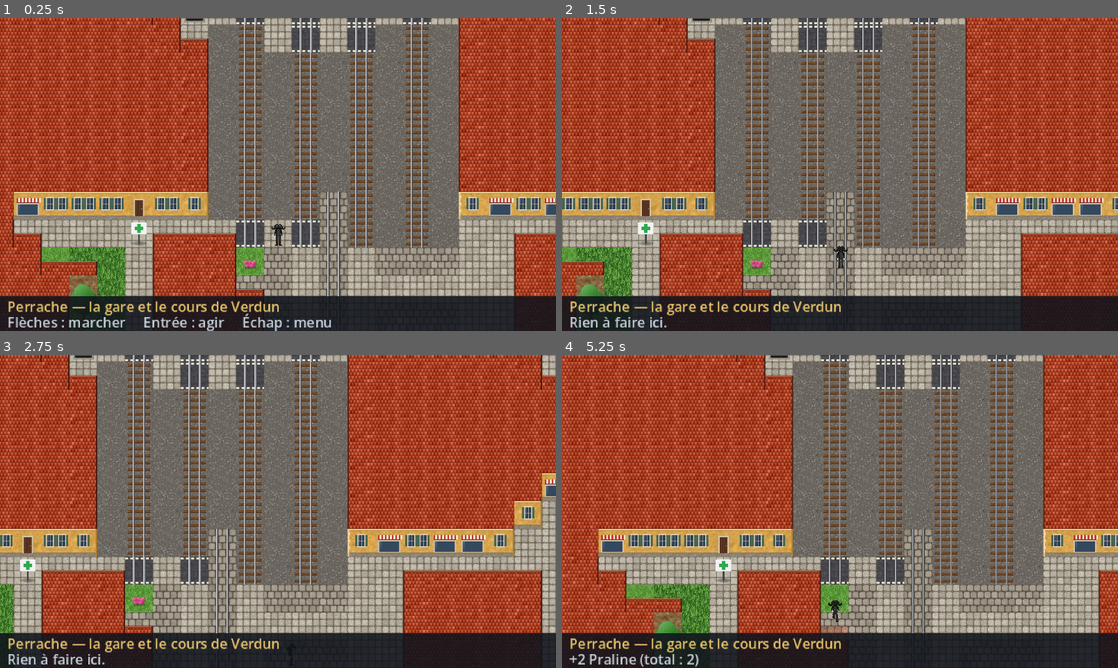
Above: before the commit, frames 1-4 (two rows, left to right).
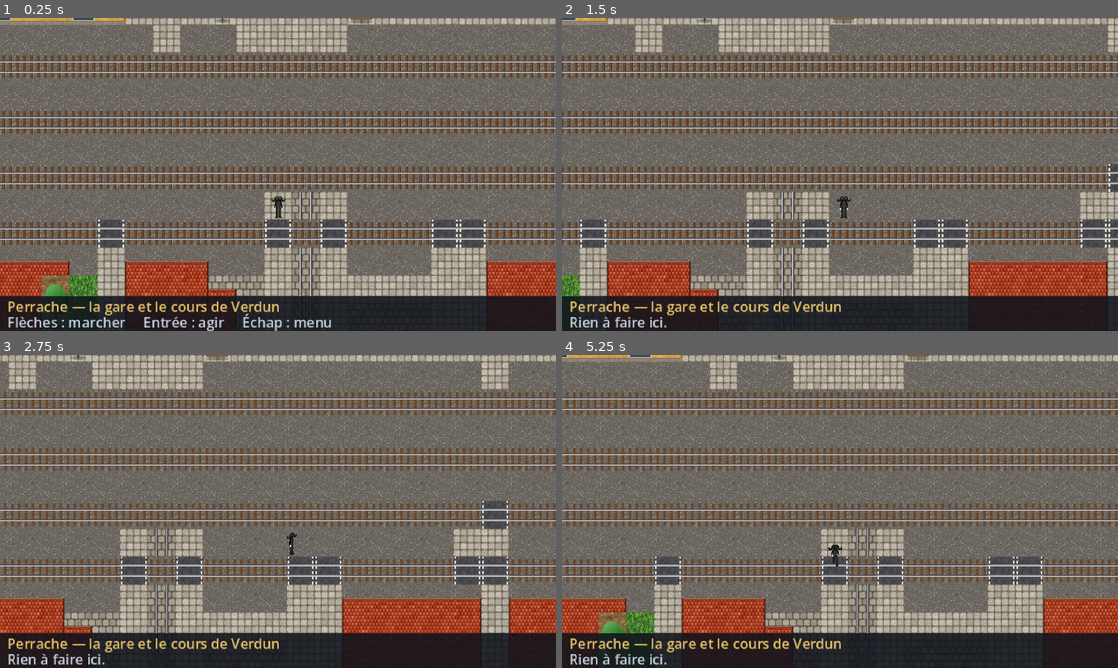
Above: after the commit, the same moments.

Repository: ThibaultGRAND/EEMIDEX
Game: Godot game, scene res://scenes/world/world.tscn
The game is run twice, just before and just after one commit, with the same random seed, the same clock (stepped at 60 frames per second) and the same inputs. This scene is started directly instead of the project's main scene.
Inputs (mouse positions are in pixels of both pictures, inside the frame that each line leads up to):
- Up to frame 1 (0.25 s): no input
- Up to frame 2 (1.5 s): tap Enter (ui_accept) at 0.5, 0.77 s; move the mouse to (962, 158) at 0.52 s; hold Right (ui_right) 0.53-1.28 s; tap Tab at 0.6 s; click (962, 158) at 0.67 s; move the mouse to (728, 190) at 1.27 s; hold Down (ui_down) from 1.28 s (still down); tap Shift at 1.35 s
- Up to frame 3 (2.75 s): tap Enter (ui_accept) at 1.52 s; move the mouse to (333, 442) at 2.02 s; release Down (ui_down) at 2.03 s; hold Right (ui_right) from 2.03 s (still down); tap Tab at 2.1 s
- Up to frame 4 (5.25 s): move the mouse to (812, 574) at 2.77 s; release Right (ui_right) at 2.78 s; hold Up (ui_up) 2.78-3.53 s; tap Shift at 2.85, 4.35 s; click (812, 574) at 2.92 s; tap Enter (ui_accept) at 3.02, 3.77, 4.52 s; move the mouse to (1006, 558) at 3.52 s; hold Left (ui_left) 3.53-5.03 s; tap Tab at 3.6, 5.1 s; move the mouse to (673, 464) at 4.27 s; move the mouse to (867, 511) at 5.02 s; hold Down (ui_down) from 5.03 s (still down); click (867, 511) at 5.17 s

The runs differ from the first frame. In frame 1, 64% of the frame differs, in the area x 0-100%, y 0-89%; in frame 2, 67%; in frame 3, 68%; in frame 4, 65%.

Commit message:
Gare de Perrache dans le bon sens : voies de gauche à droite
Le faisceau de 4 voies traverse la presqu'île horizontalement à hauteur de la
gare ; passages à niveau là où une rue le croise.

Co-Authored-By: Claude Opus 5.5 <noreply@anthropic.com>

Diff:
--- a/scenes/world/zones.gd
+++ b/scenes/world/zones.gd
@@ -144,30 +144,30 @@
 		"rencontres": [&"thigoat", &"seb", &"thibouclier"],
 		"niveau_min": 3,
 		"niveau_max": 5,
-		"depart": Vector2i(34, 19),
+		"depart": Vector2i(35, 18),
 		"plan": [
 			"wwwwwwwwwwwwwwwq###,######,####,,##qwq###,,..,,r,,,,,,,,qwww",
 			"wwwwwwwwwwwwwwq.###,,#####,####,,##qwq#,,,,r,,,,,,,,,,,,qwww",
-			"wwwwwwwwwwwwwwq.#,,,,,,,,,,,,,B,,##qwq##gh,,,,,,,,,,,,,,qwww",
+			"wwwwwwwwwwwwwwq.#,,,,,,,,,,,,,,,,##qwq##gh,,,,,,,,,,,,,,qwww",
 			"wwwwwwwwwwwwwwwq,,,,,,,,,,,,,,hght#.q.gghg,,,,,,,,,,,,,,qwww",
-			"wwwwwwwwwwwwwwwq,,,,,,,,,,,,,,hghg####Rghg,,,,,,,,,,,,,,qwww",
+			"wwwwwwwwwwwwwwwq,,,,,,,,,,,,,,hghR####gghg,,,,,,,,,,,,,,qwww",
 			"wwwwwwwwwwwwwwwq,,,,,,,,,,,,,,thgg####hht,,,,,,,,,,,,,,,qwww",
 			"wwwwwwwwwwwwwwwq,,,,,,,,,,,,,,,g,,######,,,,,,,,,,,,,,,,qwww",
-			"wwwwwwwwwwwwwwwq,,,,,,,,,,,,,,,,,=bvbvbv,,,,,,,,,,,,,,,,qwww",
-			"wwwwwwwwwwwwwwq,,,,,,,,,,,,,,,,,,=bvbvbv,,,####,,###,,,,qwww",
-			"wwwwwwwwwwwwwwq,,,,,,,,,,,,,,,,,,=bvbvbv,,,####,,####,,,qwww",
-			"wwwwwwwwwwwwwwq,,,,,,,,,,,,,#,,,,vbvbvbv,T,#####,####,,,qwww",
-			"wwwwwwwwwwwwwqR,,,,###########,T,=,=,=,=,,,,,,,,,,,,,,,,qwww",
-			"wwwwwwwwwwwwwq,,#,#############,bv,=,=bvb#######,####,,,qwww",
-			"wwwwwwwwwwwwwq,,#,##############bvbvbvbvb############,,,qwww",
-			"wwwwwwwwwwwwwq,#################bvbvbvbvb############,,,qwww",
-			"wwwwwwwwwwwwq,,##,##############bvbvbvbvb############,,,qwww",
-			"wwwwwwwwwwwwq.,##,##############bvbvbvbvb############,,,qwww",
-			"wwwwwwwwwwwwq,,##,##############bvbvbvbvb#######,####,,,qwww",
-			"wwwwwwwwwwwq.,,##,##############bvbvrvbvb######,,####,,,qwww",
-			"wwwwwwwwwwwq#,,,,,,,,,,##,,,,S,,,=,=rvbvb,,,,,,,,,,,,,,,qwww",
-			"wwwwwwwwwwwq#,###,##thg###hgg,###R.,r,...,,#####,####,,,qwww",
-			"wwwwwwwwwwq.#,###,#gggh#####g,###..,r,,,,,,#####,####,,,qwww",
+			"wwwwwwwwwwwwwwwq,,,,,,,,,,,,,,,,,,######,,,,,,,,,,,,,,,,qwww",
+			"wwwwwwwwwwwwwwq,,,,,,,,,,,,,,,,,,,######,,,####,,###,,,,qwww",
+			"wwwwwwwwwwwwwwq,,,,,,,,,,,,,,,,,,,######,,,####,,####,,,qwww",
+			"wwwwwwwwwwwwwwq,,,,,,,,,,,,,#,,,,#######,,,#####,####,,,qwww",
+			"wwwwwwwwwwwwwqR,,,,###########,,,S,,,,B,,,,,,,,,,,,,,,,,qwww",
+			"wwwwwwwwwwwwwb,,b,bbbbbbbbbbbbb,bb,,,,bbbbbbbbbb,bbbb,,,qwww",
+			"wwwwwwwwwwwwwv==v=vvvvvvvvvvvvvvvvvvvvvvvvvvvvvvvvvvv====www",
+			"wwwwwwwwwwwwwb,bbbbbbbbbbbbbbbbbbbbbbbbbbbbbbbbbbbbbb,,,qwww",
+			"wwwwwwwwwwwwvv=vv=vvvvvvvvvvvvvvvvvvvvvvvvvvvvvvvvvvv====www",
+			"wwwwwwwwwwwwbb,bb,bbbbbbbbbbbbbbbbbbbbbbbbbbbbbbbbbbb,,,qwww",
+			"wwwwwwwwwwwwv==vv=vvvvvvvvvvvvvvvvvvvvvvvvvvvvvv=vvvv====www",
+			"wwwwwwwwwwwbb,,bb,bbbbbbbbbbbbbbbbb,r,bbbbbbbbb,,bbbb,,,qwww",
+			"wwwwwwwwwwwvv==vv=vvvvvvvvvvv=vvvvv=v=vvv==vvvv==vvvv====www",
+			"wwwwwwwwwwwbb,bbb,bbbbbbbbbbb,bbbbb,r,bbb,,bbbbb,bbbb,,,qwww",
+			"wwwwwwwwwwq.#,###,#ggth#####g,###..,r,,,,,,#####,####,,,qwww",
 			"wwwwwwwwwwq#,,###,#########tg,####.,r,...,,#####,####,,,qwww",
 		],
 		"sorties": {},
@@ -209,8 +209,8 @@
 			"wwwwwwq##,,.hg#########,########,##,r,gg##,##,##,#####,,qwww",
 			"wwwwwwq##,,#gh#########,########,##,r,####,##,##,#####,,qwww",
 			"wwwwwwqhg,,#gg#########,,#######,##,r,hg##,##,##,#####,,qwww",
-			"wwwwwwqth,,#tg#########,,ght####,##,r,gR##,##,##,#####,,qwww",
-			"wwwwwqRgh,,#gh#########,Rghgg###,##,r,thg#,#,,##,#####,,qwww",
+			"wwwwwwqth,,#tg#########,,ght####,##,r,gg##,##,##,#####,,qwww",
+			"wwwwwqhgh,,#gR#########,hRhgg###,##,r,tRg#,#,,##,#####,,qwww",
 			"wwwwwqghg,,#hg#########,,hgg####,,,,r,,,,,,,,,,,,,,,,,,,qwww",
 			"wwwwwqggg,,############,,#######,##,r,####,##,##,#####,,qwww",
 		],
@@ -252,9 +252,9 @@
 			"wwwwwwq##qqq,,,,,,,,,,,,,,,,,,,,,,,,r,,,,,,,,,,,,,,,,,,,qwww",
 			"wwwwwwqtqwwwq####t#####,,##########,r,####,####,,..###,,qwww",
 			"wwwwwwqgqwwwq####g#####,,##########,r,####,####,,#####,,qwww",
-			"wwwwwqmhqwwwqgthghhthX#,,##########,r,ht##,####,,#####,,qwww",
-			"wwwwwwqgRqwwqggghgghgg#,,##########,r,g###,ghtg,,#####,,qwww",
-			"wwwwwwqgqwwwqhggtggggt#,,##########,r,g###,####,,#gtR#,,qwww",
+			"wwwwwq.RqwwwqgthghhthX#,,##########,r,ht##,####,,#####,,qwww",
+			"wwwwwwqghqwwqggghggRgg#,,##########,r,g###,ghtg,,#####,,qwww",
+			"wwwwwwqgqwwwqhggtggggt#,,##########,r,g###,####,,#gth#,,qwww",
 			"wwwwwwqtqwwwqghhghgggg#,,##########,r,g###,####,,ghhg#,,qwww",
 			"wwwwwwqgqwwwq####gt####,,##########,r,t###,tghg,,###gt,,qwww",
 		],
@@ -282,13 +282,13 @@
 			"wwwwwwwq#qqq,##########,,,,,,,,,,,,,r,....,,,,,,,#####,,qwww",
 			"wwwwwwwq###.qqqqqqqqqqqqqqqqqqqqqq,,r,....,,,,,,,#####,,qwww",
 			"wwwwwwwq###qwwwwwwwwwwwwwwwwwwwwwwq,r,L..L,####,,#####,,qwww",
-			"wwwwwwwwq#.qwwwwwwwwwwwwwwwwwwwwwwq,r,...R,####,,#####,,qwww",
+			"wwwwwwwwq#.qwwwwwwwwwwwwwwwwwwwwwwq,r,.R..,####,,#####,,qwww",
 			"wwwwwwwwqqqwwwwwwwwwwwwwwwwwwwwwwq.,r,....,,,,,,,,,,,,,,qwww",
 			"wwwwwwwwwwwwwwwwwwwwwwwqqqqqqqqqq..,r,####,###########,,qwww",
 			"wwwwwwwwwwwwwqqqqqqqqqq.###########,r,####,###########,,qwww",
 			"wwwwwwwwwqqqwwwwq##################,r,####,###########,,qwww",
-			"wwwwwwwwwwqRqwwwq##################,r,####,###########,,qwww",
-			"wwwwwwwwwwqhhqwwq##################,r,####,###########,,qwww",
+			"wwwwwwwwwwqgqwwwq##################,r,####,###########,,qwww",
+			"wwwwwwwwwwqRhqwwq##################,r,####,###########,,qwww",
 			"wwwwwwwwwwqmgqwwq##################,r,####,###########,,qwww",
 			"wwwwwwwwwwwqgqwwq##################,r,####,###########,,qwww",
 			"wwwwwwwwwwwq..qwq##################,r,####,###########,,qwww",
@@ -296,9 +296,9 @@
 			"wwwwwwwwwwwwq##qq,,,,,,,,,,,,,,,,,,,r,,,,,,,,,,,,,,,,,,,qwww",
 			"wwwwwwwwwwwwwqqwwq,####,,##########,r,,,#,,,,##,,,###,,,qwww",
 			"wwwwwwwwwwwwwqgqwwq####,,##########,r,#########g######,,qwww",
-			"wwwwwwwwwwwwwqRhqwqq###,,##########,r,#########g######,,qwww",
+			"wwwwwwwwwwwwwqmhqwqq###,,##########,r,#########g######,,qwww",
 			"wwwwwwwwwwwwwwqqwwwwq##,,##########,r,#########h######,,qwww",
-			"wwwwwwwwwwwwwwwqqwwwq..,,,,,,,,,,,,,r,#########g######,,qwww",
+			"wwwwwwwwwwwwwwwqqwwwq..,,,,,,,,,,,,,r,#########R######,,qwww",
 			"wwwwwwwwwwwwwwwq.qwwq..,,,,,,,,,,,,,r,#########g######,,qwww",
 			"wwwwwwwwwwwwwwwwq.qq...,,##########,r,#########h######,,qwww",
 		],
Not shown, changed: CLAUDE.MD
